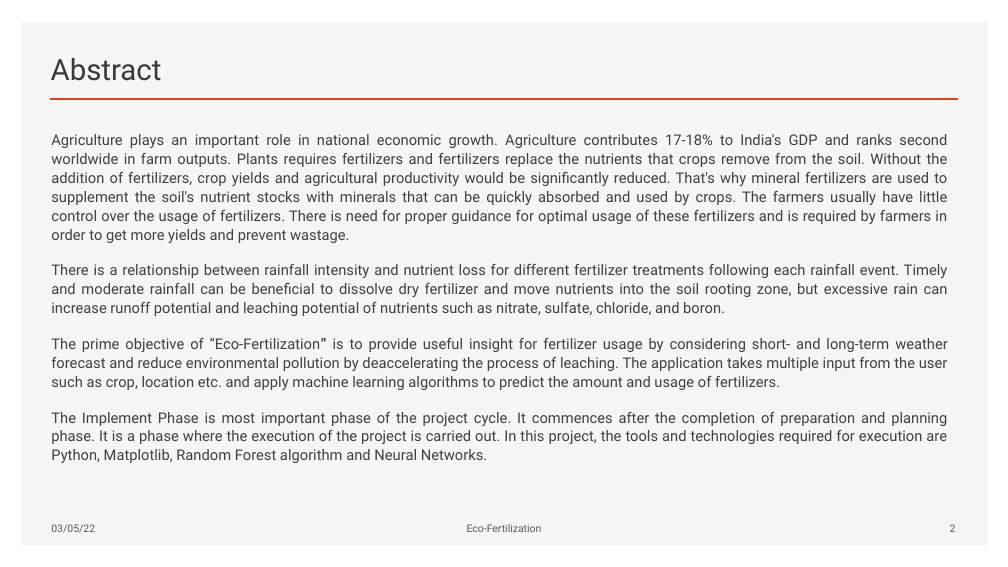
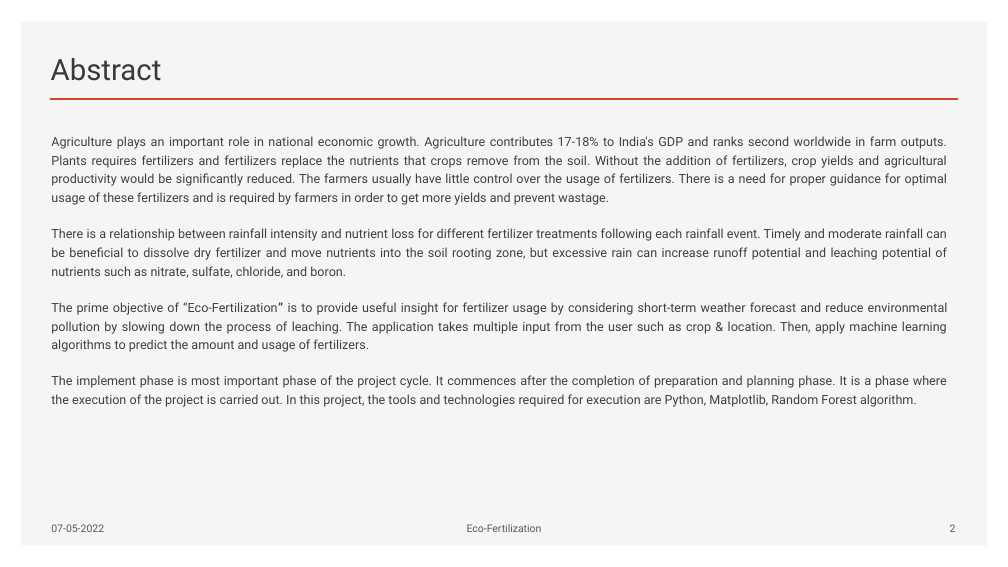
Before and after one commit to Gekko12/Eco-fertilization, a slide deck: slide 3 of EcoFertilization.pptx. Drawn at 1008x567 pixels with LibreOffice and Linux fonts; fonts in the diff are those of the drawing. Boxes give left, top, right and bottom in pixels: in the first picture for what was removed or moved away, otherwise in the second. Text is boxed around its words. In the diff, an @@ line names an element or a change of style, - is before the commit and + after.

Commit message:
design phase DONE

```diff
--- a/EcoFertilization.pptx
+++ b/EcoFertilization.pptx
@@ text at bbox=[51, 136, 947, 205]: text changed; size 14 to 12 pt @@
-Agriculture plays an important role in national economic growth. Agriculture contributes 17-18% to India's GDP and ranks second worldwide in farm outputs. Plants requires fertilizers and fertilizers replace the nutrients that crops remove from the soil. Without the addition of fertilizers, crop yields and agricultural productivity would be significantly reduced. That's why mineral fertilizers are used to supplement the soil's nutrient stocks with minerals that can be quickly absorbed and used by crops. The farmers usually have little control over the usage of fertilizers. There is need for proper guidance for optimal usage of these fertilizers and is required by farmers in order to get more yields and prevent wastage.
+Agriculture plays an important role in national economic growth. Agriculture contributes 17-18% to India's GDP and ranks second worldwide in farm outputs. Plants requires fertilizers and fertilizers replace the nutrients that crops remove from the soil. Without the addition of fertilizers, crop yields and agricultural productivity would be significantly reduced. The farmers usually have little control over the usage of fertilizers. There is a need for proper guidance for optimal usage of these fertilizers and is required by farmers in order to get more yields and prevent wastage.
@@ text at bbox=[51, 228, 947, 278]: size 14 to 12 pt in "There is a relationship between rainfall intensity ..." @@
@@ text at bbox=[51, 302, 948, 407]: text changed; size 14 to 12 pt @@
-The prime objective of “Eco-Fertilization” is to provide useful insight for fertilizer usage by considering short- and long-term weather forecast and reduce environmental pollution by deaccelerating the process of leaching. The application takes multiple input from the user such as crop, location etc. and apply machine learning algorithms to predict the amount and usage of fertilizers.
-The Implement Phase is most important phase of the project cycle. It commences after the completion of preparation and planning phase. It is a phase where the execution of the project is carried out. In this project, the tools and technologies required for execution are Python, Matplotlib, Random Forest algorithm and Neural Networks.
+The prime objective of “Eco-Fertilization” is to provide useful insight for fertilizer usage by considering short-term weather forecast and reduce environmental pollution by slowing down the process of leaching. The application takes multiple input from the user such as crop & location. Then, apply machine learning algorithms to predict the amount and usage of fertilizers.
+The implement phase is most important phase of the project cycle. It commences after the completion of preparation and planning phase. It is a phase where the execution of the project is carried out. In this project, the tools and technologies required for execution are Python, Matplotlib, Random Forest algorithm.
@@ text at bbox=[51, 524, 104, 532]: text changed @@
-03/05/22
+07-05-2022
```
Also in this commit, not shown: 17 other slides changed, 7 slides added, 1 slide removed.
